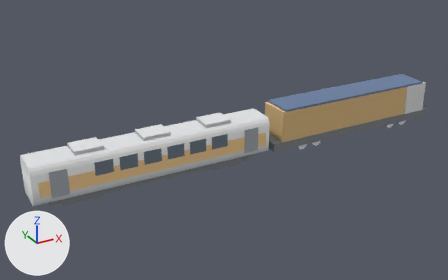
Before and after pictures for a commit that changed the glTF model docs/art/generated-2026-10-21-scene-kit/native3d/models/05_TRA_classic_3x2-06.glb.
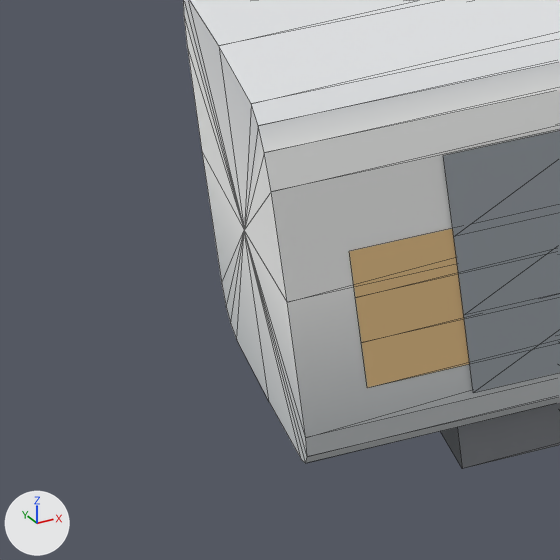
Each version is shown whole from a camera (50 mm lens) standing at (-35.3, -41.1, 22.4) and looking at (-12.2, 1.0, 1.4), then close up on the part from 0% to 14% of the width and 56% to 77% of the height. The axes (+X, +Y, +Z) are drawn at lower left. The lights are the same throughout. The last two pictures show the newer version. The close-ups show mesh edges as thin lines. Vertices at exactly the same position are counted once.
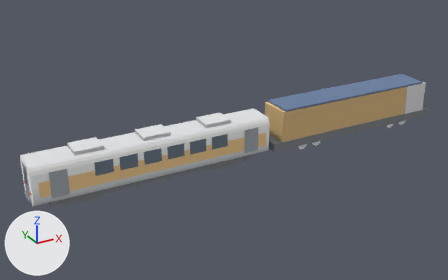
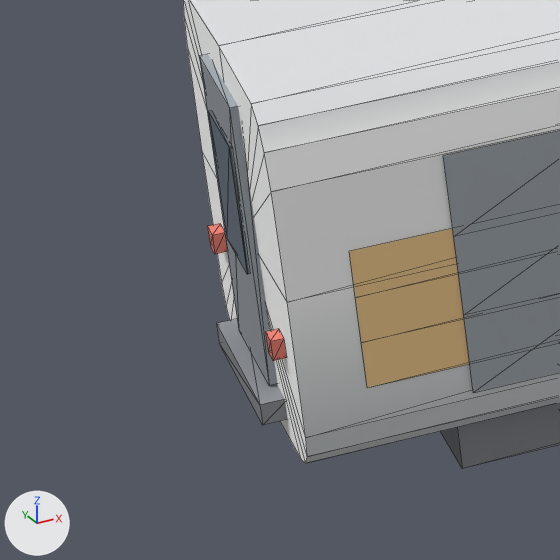
The change, as a list of edits to the scene's bpy script:
```text
Change me_mesh_0:
    used by ob_mesh_0; location = (0.0, 0.0, 0.0)
    remove me_mesh_0.from_pydata(...)  # 442 vertices, 608 faces; spans x -28.7..9.1, y -1.5..1.5, z 0.0..4.1
    add me_mesh_0.from_pydata(...)  # 506 vertices, 704 faces; spans x -28.9..9.1, y -1.5..1.5, z 0.0..4.1
    me_mesh_0 part 1: a new loose piece, a box spanning x -28.765..-28.685, y -0.52..0.52, z 1.0..3.4, in mat_native_matte
    me_mesh_0 part 2: a new loose piece, a box spanning x -28.783..-28.757, y -0.35..0.35, z 1.9..3.0, in mat_native_matte
    me_mesh_0 part 3: a new loose piece, a box spanning x -28.89..-28.67, y -0.75..0.75, z 0.8..0.98, in mat_native_matte
    me_mesh_0 part 4: a new loose piece, a box spanning x -28.8..-28.7, y 0.915..1.085, z 1.5..1.67, in mat_native_matte
    me_mesh_0 part 5: a new loose piece, a box spanning x -28.8..-28.7, y -1.085..-0.915, z 1.5..1.67, in mat_native_matte
    me_mesh_0 part 6: 16 kept faces spanning x -28.7, y -1.5..1.5, z 0.6..3.7 get new vertex colours
    other edits to the shape of me_mesh_0 do not show in these pictures
```

Location of each change, (x1, y1, x2, y2) in pixels of the close-ups (560 x 560 px):
part 1 of me_mesh_0, added: after (199, 54, 277, 386)
part 2 of me_mesh_0, added: after (208, 111, 249, 274)
part 3 of me_mesh_0, added: after (216, 319, 288, 425)
part 4 of me_mesh_0, added (brown): after (207, 224, 227, 254)
part 5 of me_mesh_0, added (brown): after (265, 329, 286, 361)
part 6 of me_mesh_0, recoloured: (183, 0, 307, 463) in both
